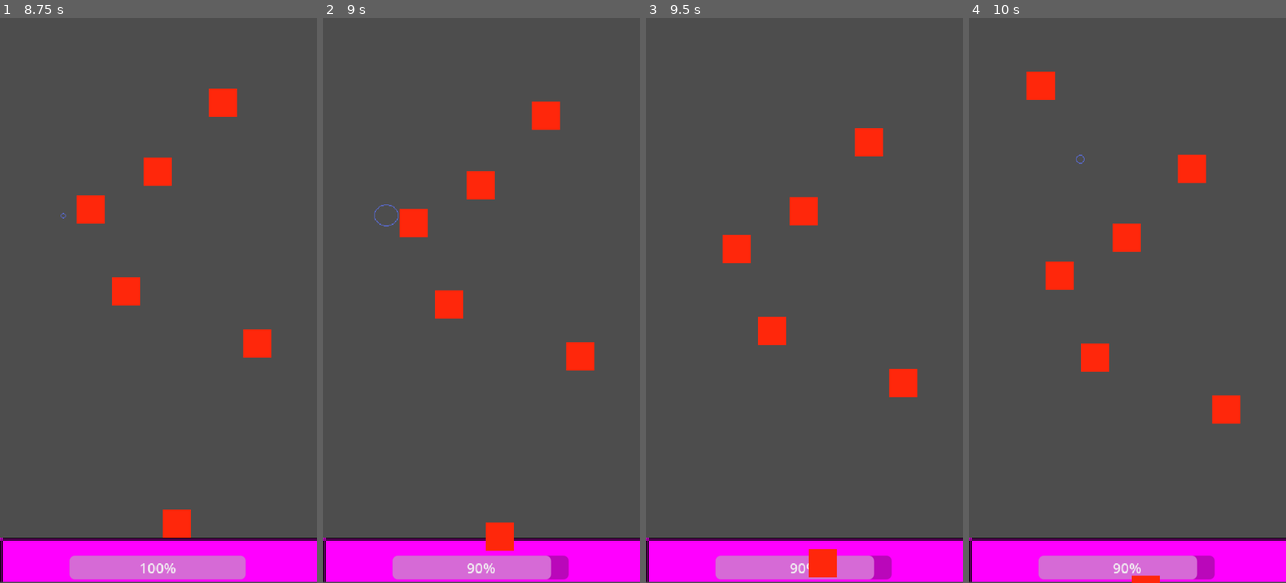
Above: before the commit, frames 1-4 (left to right).
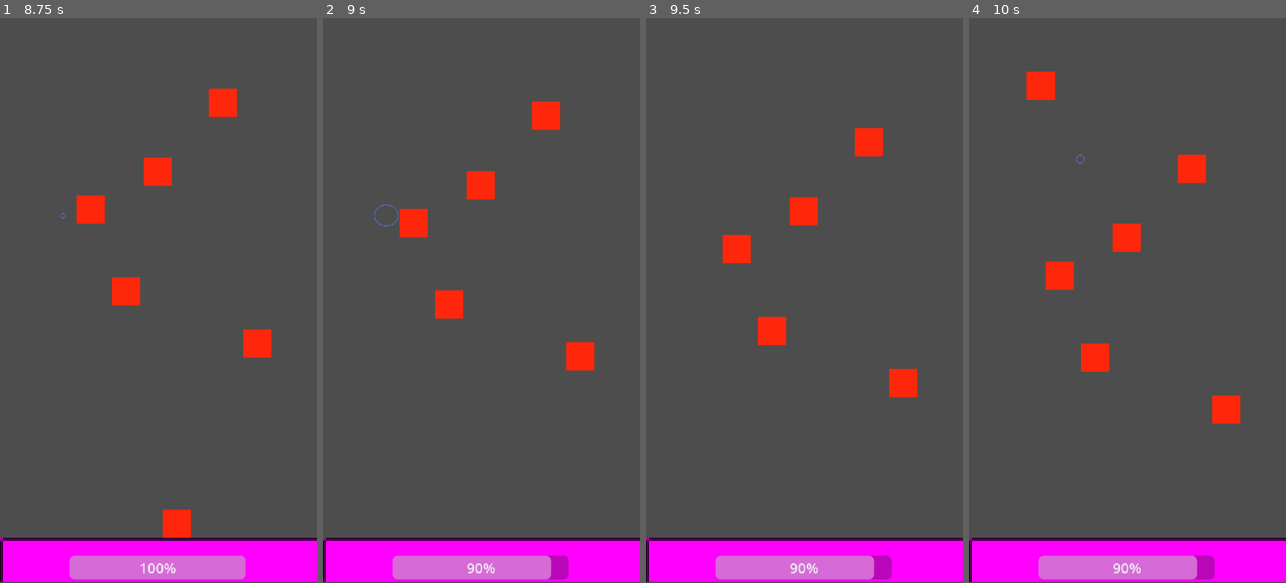
Above: after the commit, the same moments.

Repository: Mholliday6611/giant-siege
Game: Godot game, scene res://scenes/game_world.tscn
The game is run twice, just before and just after one commit, with the same random seed, the same clock (stepped at 60 frames per second) and the same inputs.
Inputs (mouse positions are in pixels of both pictures, inside the frame that each line leads up to):
- Up to frame 1 (8.75 s): move the mouse to (142, 413) at 0.52 s; press the mouse at (142, 413) at 0.53 s; move the mouse to (253, 385) at 1.27 s; release the mouse at (253, 385) at 1.28 s; click (253, 385) at 1.35 s; move the mouse to (63, 215) at 2.02 s; press the mouse at (63, 215) at 2.03 s; move the mouse to (174, 300) at 2.77 s; release the mouse at (174, 300) at 2.78 s; click (174, 300) at 2.85 s; move the mouse to (110, 159) at 3.52 s; press the mouse at (110, 159) at 3.53 s; move the mouse to (228, 272) at 4.27 s; release the mouse at (228, 272) at 4.28 s; click (228, 272) at 4.35 s; move the mouse to (95, 328) at 5.02 s; press the mouse at (95, 328) at 5.03 s; move the mouse to (190, 176) at 5.77 s; release the mouse at (190, 176) at 5.78 s; click (190, 176) at 5.85 s; move the mouse to (142, 413) at 6.52 s; press the mouse at (142, 413) at 6.53 s; move the mouse to (253, 385) at 7.27 s; release the mouse at (253, 385) at 7.28 s; click (253, 385) at 7.35 s; move the mouse to (63, 215) at 8.02 s; press the mouse at (63, 215) at 8.03 s
- Up to frame 2 (9 s): move the mouse to (497, 300) at 8.77 s; release the mouse at (497, 300) at 8.78 s; click (497, 300) at 8.85 s
- Up to frame 3 (9.5 s): no input
- Up to frame 4 (10 s): move the mouse to (1079, 159) at 9.52 s; press the mouse at (1079, 159) at 9.53 s

Frame 1 is identical in both runs. In frame 2, 0.5% of the frame differs, in the area x 51-61%, y 89-95%; in frame 3, 0.4%; in frame 4, 0.1%.

Commit message:
Update collision group and enemy disappering

Diff:
--- a/project.godot
+++ b/project.godot
@@ -28,6 +28,10 @@
 
 project/assembly_name="GiantSiege"
 
+[global_group]
+
+base=""
+
 [input]
 
 press={
--- a/scenes/enemy.tscn
+++ b/scenes/enemy.tscn
@@ -52,3 +52,4 @@
 
 [connection signal="area_entered" from="HurtBox" to="." method="_on_hurt_box_area_entered"]
 [connection signal="died" from="HealthComponent" to="." method="_on_health_component_died"]
+[connection signal="area_entered" from="HitBox" to="." method="_on_hit_box_area_entered"]
--- a/scenes/player.tscn
+++ b/scenes/player.tscn
@@ -13,7 +13,7 @@
 [node name="Player" type="Node2D" unique_id=267862108]
 script = ExtResource("1_3vyb7")
 
-[node name="HurtBox" type="Area2D" parent="." unique_id=1103940188 node_paths=PackedStringArray("health_component")]
+[node name="HurtBox" type="Area2D" parent="." unique_id=1103940188 node_paths=PackedStringArray("health_component") groups=["base"]]
 collision_layer = 2
 collision_mask = 2
 script = ExtResource("2_qhqgy")
--- a/scripts/enemy.gd
+++ b/scripts/enemy.gd
@@ -15,5 +15,6 @@
 func _on_health_component_died() -> void:
 	queue_free()
 
-func _on_hurt_box_area_entered(area: Area2D) -> void:
-	queue_free()
+func _on_hit_box_area_entered(area: Area2D) -> void:
+	if area.is_in_group("base"):
+		queue_free()
